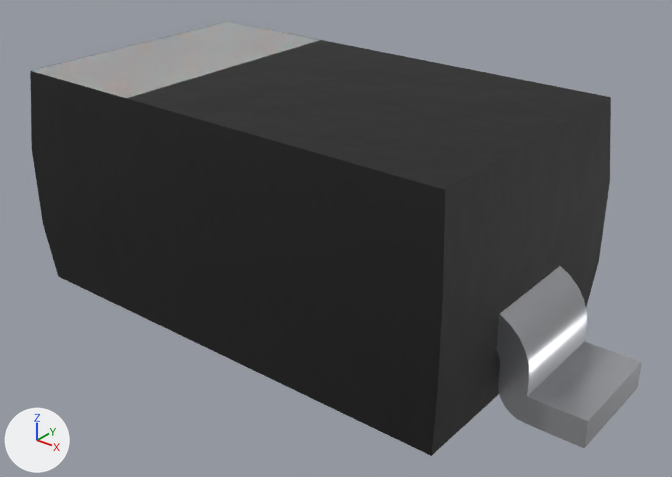
Before and after pictures for a commit that changed the Blender file blender-models/d-sod-123/D_SOD-123.blend.
The view is the same before and after, from a 50 mm camera at (3.07, -3.61, 2.66) aimed at (0.18, 0.01, 0.42). Every picture has the same lights, and +X, +Y and +Z are marked at lower left.

The first picture shows 'SHAPE_9_IndexedFaceSet'.
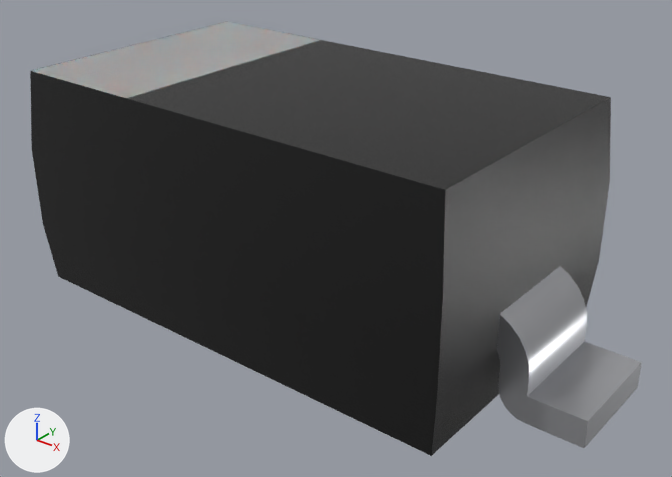
The change, as a list of edits to the scene's bpy script:
```text
Add mat_plastic_chip:
    mat_plastic_chip = bpy.data.materials.new('plastic_chip')
    # nodes: BsdfPrincipled, Bump, OutputMaterial, TexNoise
    # colours: black #181818
Change me_shape_9_indexedfaceset:
    where me_shape_9_indexedfaceset.from_pydata(...)  # 106 vertices, 208 faces; spans x -0.728..0.728, y 0.0..0.5, z -0.315..0.315
    used by ob_shape_9_indexedfaceset; location = (0.0, 0.0, 0.0); rotation_euler = (1.571, 0.0, -3.142), in degrees (90, 0, -180); scale = (2.54, 2.54, 2.54)
    me_shape_9_indexedfaceset part 1: all 70 faces that had it switch from mat_plastic_chip_detailed_001 to mat_plastic_chip
```

Changed parts and their boxes [x1, y1, x2, y2] in the pictures (672 x 477 px):
part 1 of me_shape_9_indexedfaceset, recoloured (black to grey): [30, 21, 611, 456] in both
